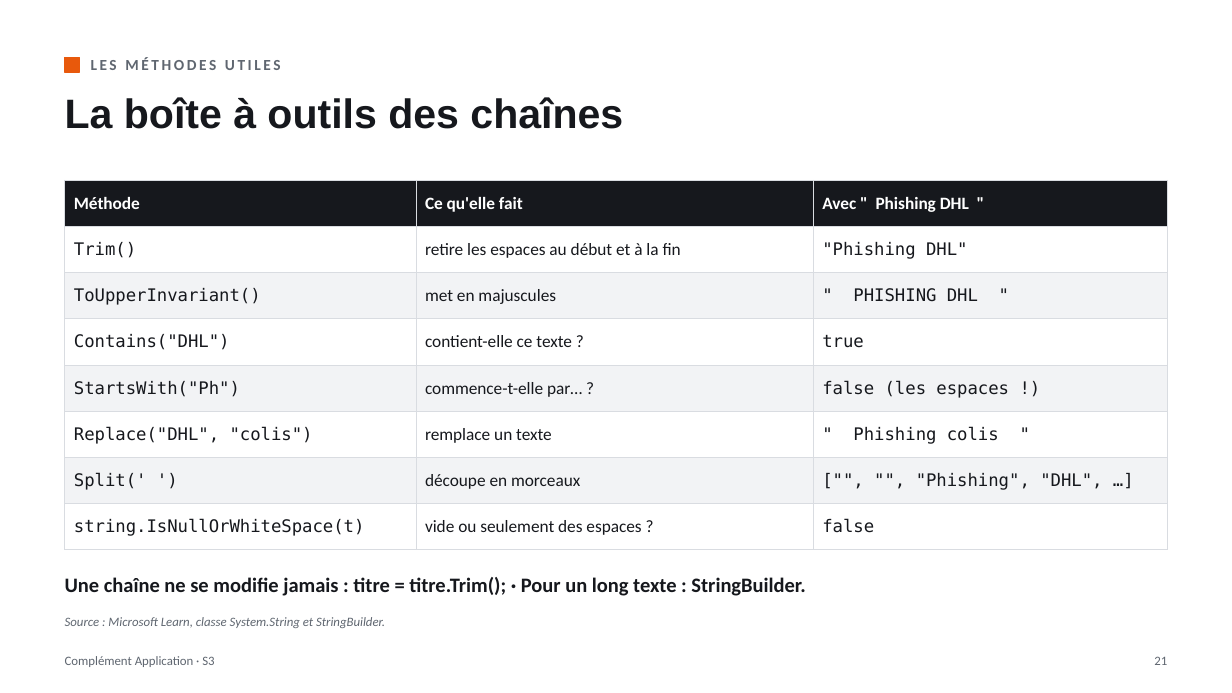
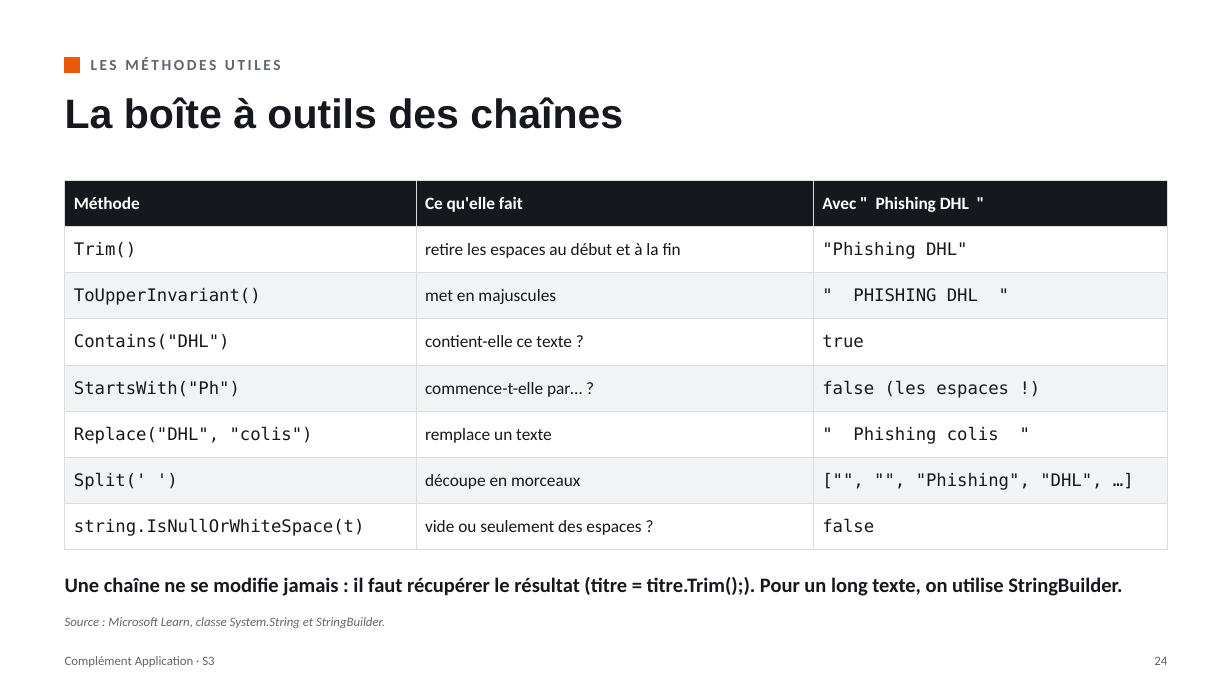
Before and after one commit to lle-condorcet/condorcet-2027, a slide deck: slide 24 of slides/LLE_CA_S03_Fondamentaux_CSharp.pptx (slide 21 before the commit). Drawn at 1232x693 pixels with LibreOffice and Linux fonts; fonts in the diff are those of the drawing. Boxes give left, top, right and bottom in pixels: in the first picture for what was removed or moved away, otherwise in the second. Text is boxed around its words. In the diff, an @@ line names an element or a change of style, - is before the commit and + after.

```diff
--- a/slides/LLE_CA_S03_Fondamentaux_CSharp.pptx
+++ b/slides/LLE_CA_S03_Fondamentaux_CSharp.pptx
@@ text at box(65, 577, 1122, 596): text changed @@
-Une chaîne ne se modifie jamais : titre = titre.Trim(); · Pour un long texte : StringBuilder.
+Une chaîne ne se modifie jamais : il faut récupérer le résultat (titre = titre.Trim();). Pour un long texte, on utilise StringBuilder.
@@ text at box(1154, 656, 1167, 665): text changed @@
-21
+24
```
Also in this commit, not shown: 25 other slides changed, 3 slides added, 2 other files.
